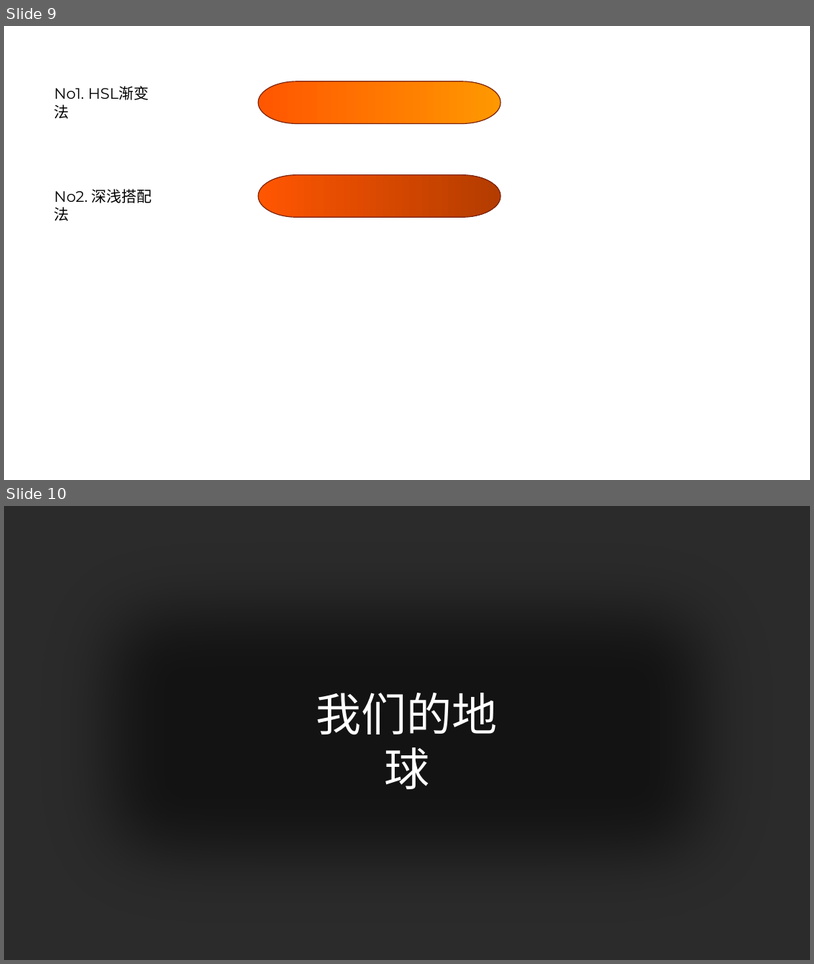
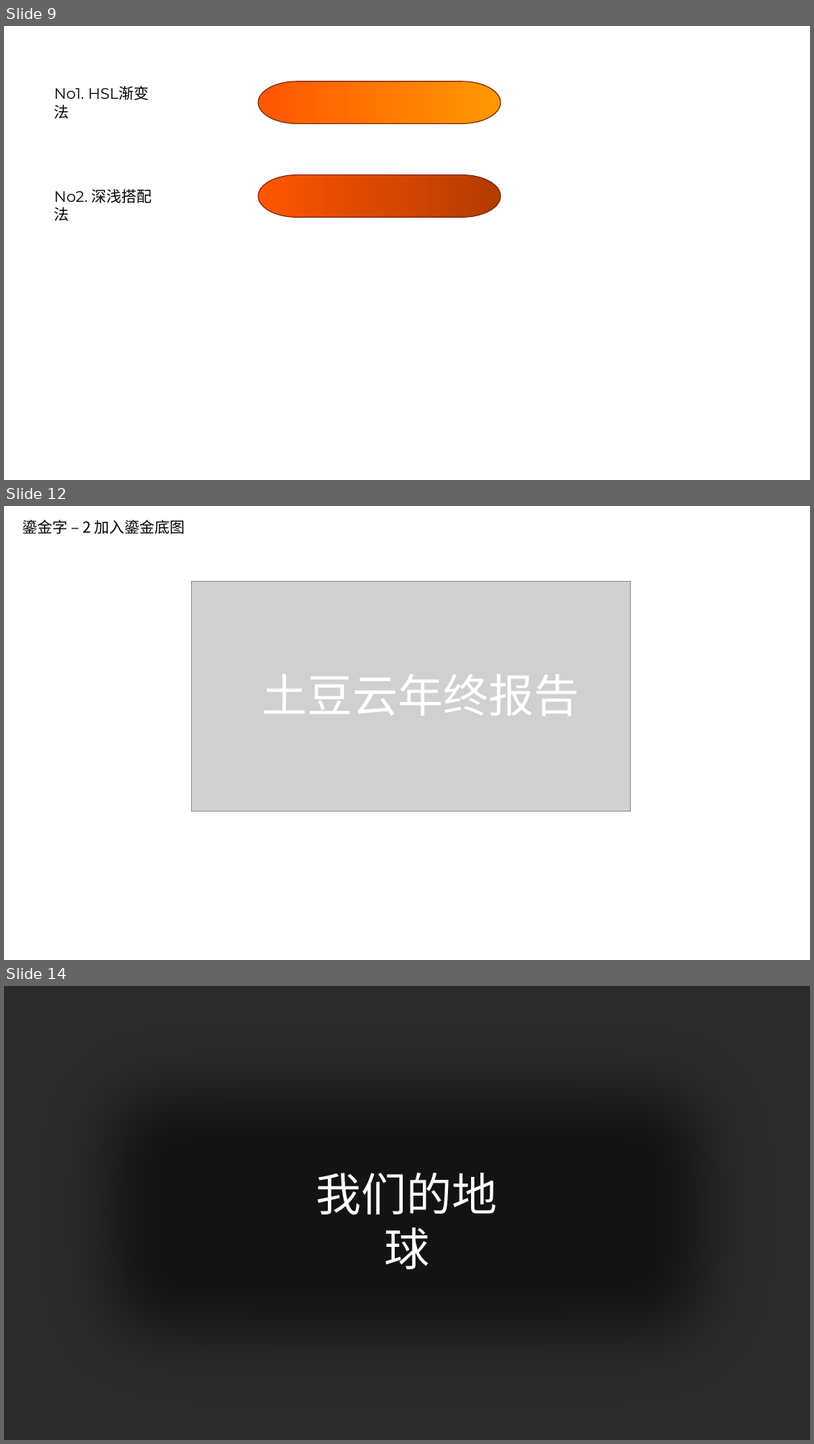
Before and after one commit to cloudboyyun/MyStudyRepository, a slide deck: StudyPPT/test1.pptx. Shown one above the other, each under a label of ours: slides 9 and 10 before the commit, slides 9, 12 and 14 after it; the slides between them are not shown. The pictures are 814x964 and 814x1444 pixels, drawn with LibreOffice and Linux fonts; fonts in the diff are those of the drawing; grey boxes stand for pictures; background and template pictures are left out; a plain dark background stands for a picture behind light text. Boxes give left, top, right and bottom in pixels: in the first picture for what was removed or moved away, otherwise in the second. Text is boxed around its words. In the diff, an @@ line names an element or a change of style, - is before the commit and + after.

```diff
--- a/StudyPPT/test1.pptx
+++ b/StudyPPT/test1.pptx
@@ slide 12 added at box(4, 506, 810, 960), background #FFFFFF @@
@@ text added at box(22, 520, 185, 534), 18 pt, text #000000 @@
+鎏金字 – 2 加入鎏金底图
@@ picture added at box(191, 582, 631, 811) @@
@@ text added at box(262, 674, 579, 716), 54 pt, text #FFFFFF @@
+土豆云年终报告
@@ what was slide 10 is now slide 14 @@
```
Also in this commit, not shown: 5 other slides added, 4 other files.
